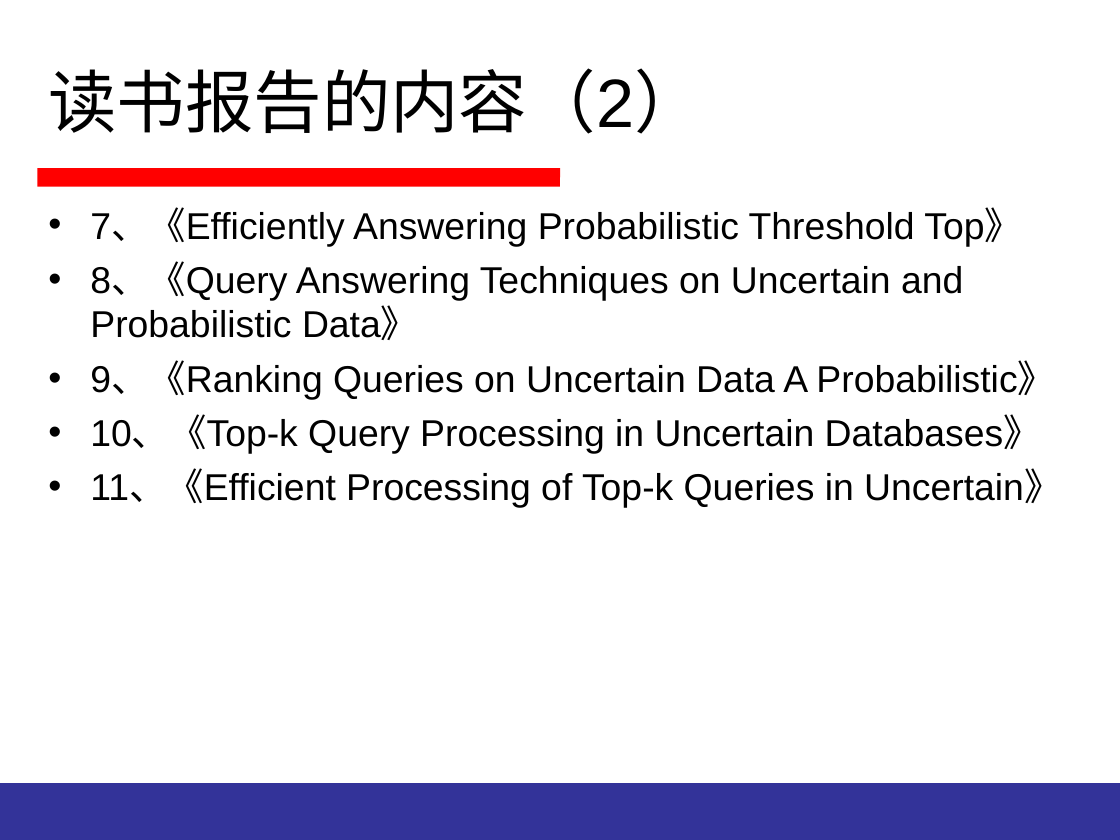
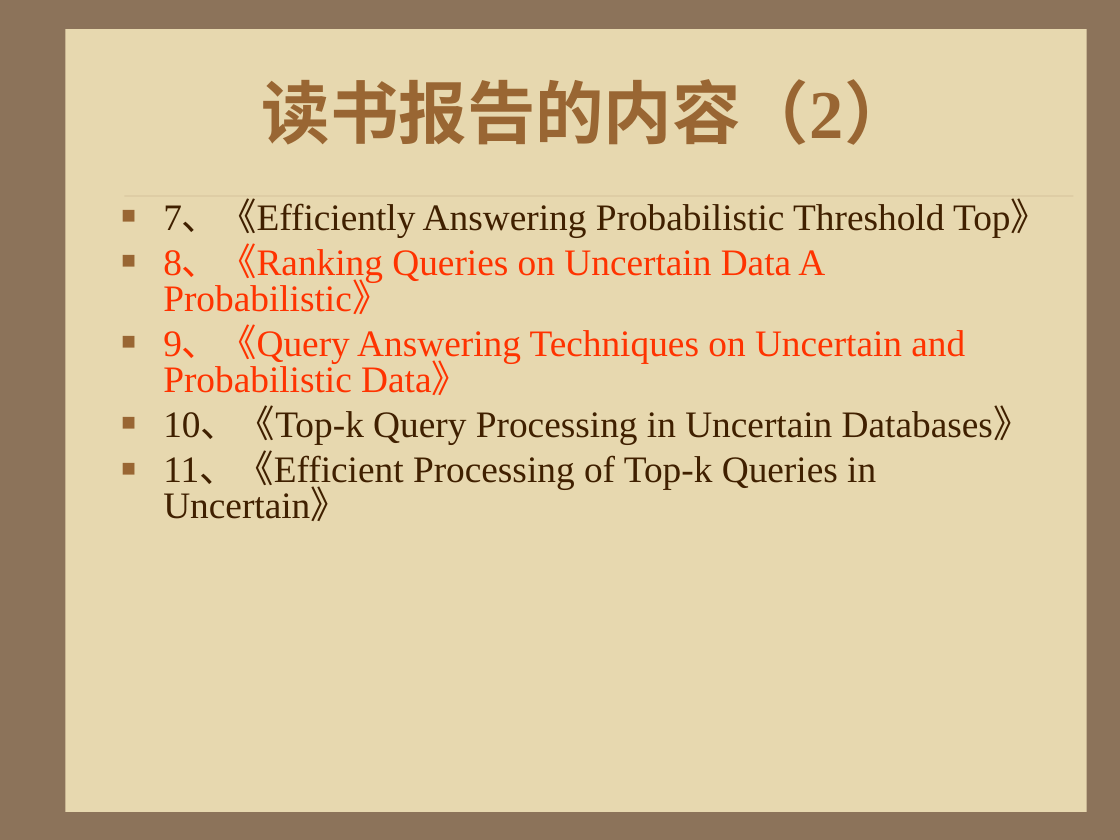
Before and after one commit to HiltonWei/wpstest, a slide deck: slide 57 of branches/区钺坚/读书报告/不确定性数据的查询分析处理.ppt (slide 16 before the commit). Drawn at 1120x840 pixels with LibreOffice and Linux fonts; fonts in the diff are those of the drawing; background and template pictures are left out. Boxes give left, top, right and bottom in pixels: in the first picture for what was removed or moved away, otherwise in the second. Text is boxed around its words. In the diff, an @@ line names an element or a change of style, - is before the commit and + after.

```diff
--- a/branches/区钺坚/读书报告/不确定性数据的查询分析处理.ppt
+++ b/branches/区钺坚/读书报告/不确定性数据的查询分析处理.ppt
@@ background #FFFFFF to #8C735A @@
@@ rectangle added at bbox=[65, 29, 1086, 812], fill #E7D8AF @@
@@ title "读书报告的内容（2）": place and size @@
-title "读书报告的内容（2）" at bbox=[48, 68, 703, 134]
+title "读书报告的内容（2）" at bbox=[262, 79, 913, 145]
@@ title "读书报告的内容（2）" at bbox=[262, 79, 913, 145]: font Arial to Times New Roman, text colour #000000 to #996633, bold on; alignment left to centre @@
@@ line removed from (37, 177) to (560, 177) @@
@@ text "7、《Efficiently Answering Probabilistic Threshold Top》": place and size @@
-text "7、《Efficiently Answering Probabilistic Threshold Top》" at bbox=[90, 209, 1061, 508]
+text "7、《Efficiently Answering Probabilistic Threshold Top》" at bbox=[163, 201, 1048, 521]
@@ line added from (124, 196) to (1073, 196), #A08366 0.26 pt @@
@@ text at bbox=[163, 201, 1048, 521]: font Arial to Times New Roman, text colour #000000 to #402000 in "7、《Efficiently Answering Probabilistic Threshold Top》", "10、《Top-k Query Processing in Uncertain Databases》", "11、《Efficient Processing of Top-k Queries in Uncertain》"; bullet • to ■; line spacing 1 to 0.8; bullet colour #000000 to #996633 @@
@@ text at bbox=[163, 246, 965, 395]: text changed; font Arial to Times New Roman; text colour #000000 to #FF3300 @@
-• 8、《Query Answering Techniques on Uncertain and Probabilistic Data》
-• 9、《Ranking Queries on Uncertain Data A Probabilistic》
+■ 8、《Ranking Queries on Uncertain Data A Probabilistic》
+■ 9、《Query Answering Techniques on Uncertain and Probabilistic Data》
@@ rectangle removed at bbox=[0, 784, 1120, 840] @@
```
Also in this commit, not shown: 38 other slides changed, 19 slides added, 1 slide removed, 2 other files.
